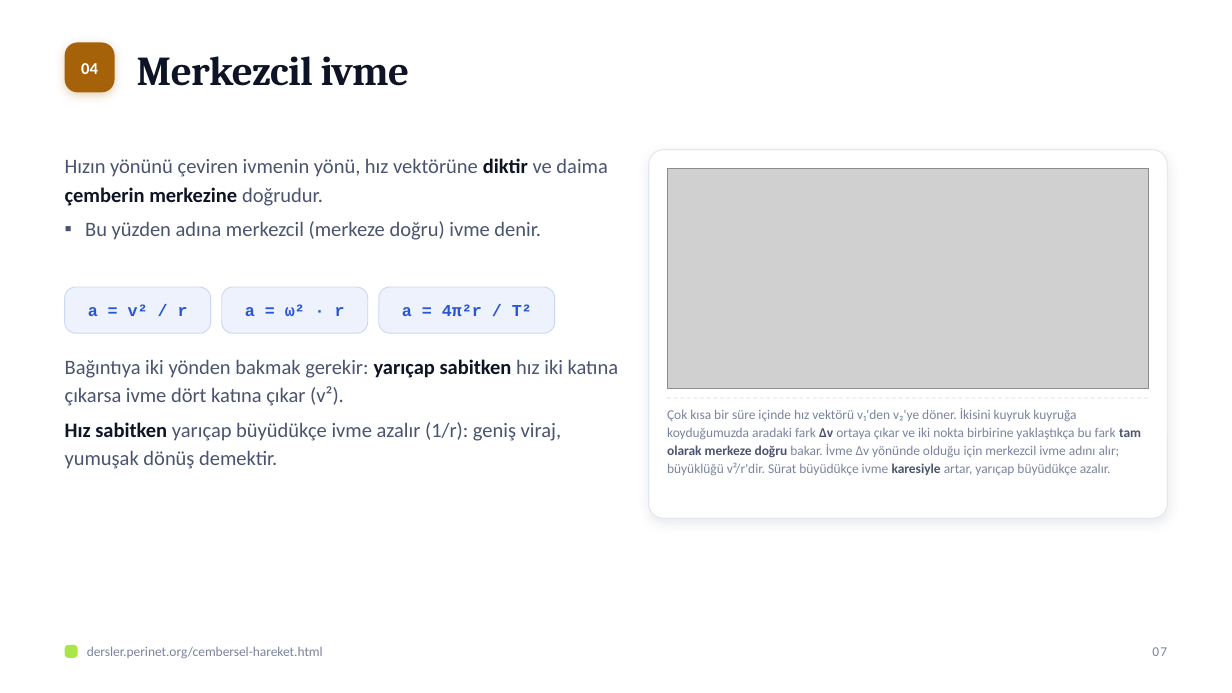
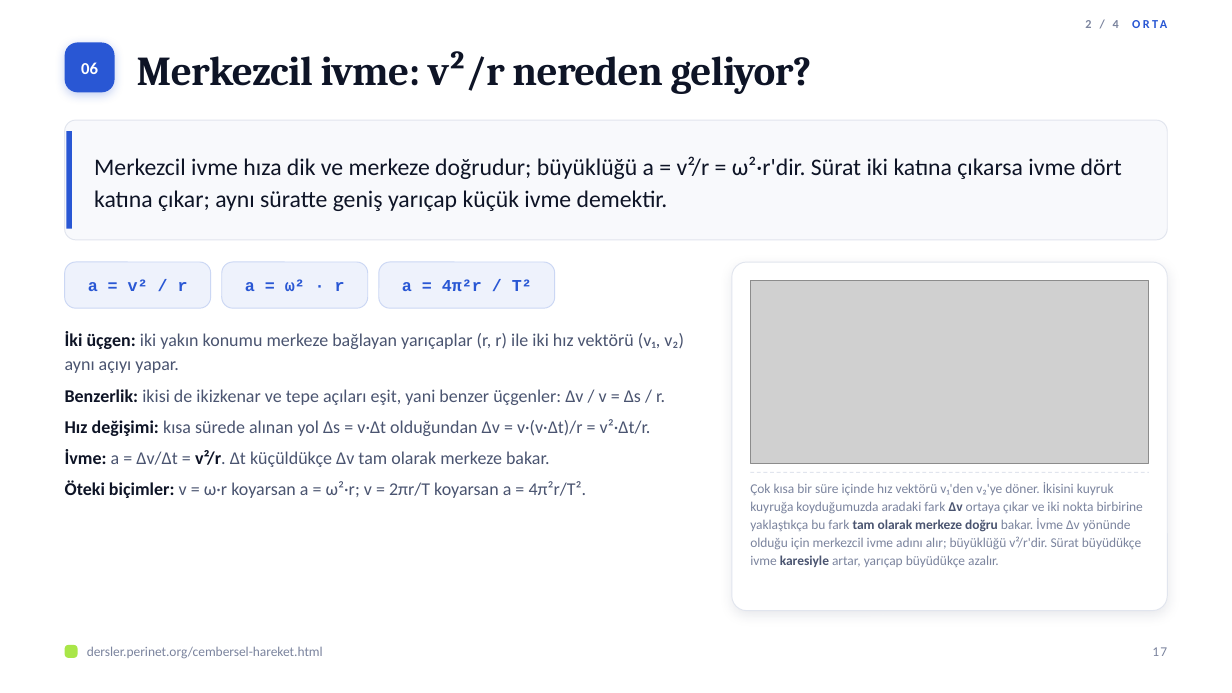
Before and after one commit to elestirmen/dersler, a slide deck: slide 17 of dist/sunum/cembersel-hareket.pptx (slide 7 before the commit). Drawn at 1232x693 pixels with LibreOffice and Linux fonts; fonts in the diff are those of the drawing; grey boxes stand for pictures. Boxes give left, top, right and bottom in pixels: in the first picture for what was removed or moved away, otherwise in the second. Text is boxed around its words. In the diff, an @@ line names an element or a change of style, - is before the commit and + after.

```diff
--- a/dist/sunum/cembersel-hareket.pptx
+++ b/dist/sunum/cembersel-hareket.pptx
@@ text added at [1085, 20, 1119, 28], 9.5 pt, text #2957D4, bold @@
+2 / 4 ORTA
@@ rounded rectangle at [65, 43, 115, 92]: fill #A56209 to #2957D4; shadow changed @@
@@ text at [137, 51, 812, 94]: text changed @@
-Merkezcil ivme
+Merkezcil ivme: v²/r nereden geliyor?
@@ text at [81, 62, 98, 74]: text changed @@
-04
+06
@@ rounded rectangle added at [65, 120, 1167, 240], fill #F8F9FC, outline #E1E5EE 0.75 pt @@
@@ rectangle added at [67, 131, 72, 229], fill #2957D4 @@
@@ text removed at [65, 158, 607, 240] @@
-▪ Hızın yönünü çeviren ivmenin yönü, hız vektörüne diktir ve daima çemberin merkezine doğrudur.
-▪ Bu yüzden adına merkezcil (merkeze doğru) ivme denir.
@@ text added at [94, 156, 1122, 211], 18.5 pt, text #0E1426 @@
+Merkezcil ivme hıza dik ve merkeze doğrudur; büyüklüğü a = v²/r = ω²·r'dir. Sürat iki katına çıkarsa ivme dört katına çıkar; aynı süratte geniş yarıçap küçük ivme demektir.
@@ picture removed at [667, 168, 1149, 389] @@
@@ 3 texts, 3 rounded rectangles: place and size @@
-3 texts, 3 rounded rectangles at [65, 287, 555, 334]
+3 texts, 3 rounded rectangles at [65, 262, 555, 309]
@@ rounded rectangle: place and size @@
-rounded rectangle at [649, 150, 1167, 518]
+rounded rectangle at [732, 262, 1167, 611]
@@ rounded rectangle at [732, 262, 1167, 611]: proportions changed @@
@@ picture added at [750, 281, 1149, 464] @@
@@ text removed at [65, 359, 619, 469] @@
-▪ Bağıntıya iki yönden bakmak gerekir: yarıçap sabitken hız iki katına çıkarsa ivme dört katına çıkar (v²).
-▪ Hız sabitken yarıçap büyüdükçe ivme azalır (1/r): geniş viraj, yumuşak dönüş demektir.
@@ text added at [65, 331, 684, 498], 14 pt, text #4A5470 @@
+1. İki üçgen: iki yakın konumu merkeze bağlayan yarıçaplar (r, r) ile iki hız vektörü (v₁, v₂) aynı açıyı yapar.
+2. Benzerlik: ikisi de ikizkenar ve tepe açıları eşit, yani benzer üçgenler: Δv / v = Δs / r.
+3. Hız değişimi: kısa sürede alınan yol Δs = v·Δt olduğundan Δv = v·(v·Δt)/r = v²·Δt/r.
+4. İvme: a = Δv/Δt = v²/r. Δt küçüldükçe Δv tam olarak merkeze bakar.
+5. Öteki biçimler: v = ω·r koyarsan a = ω²·r; v = 2πr/T koyarsan a = 4π²r/T².
@@ text "Çok kısa bir süre içinde ..." rewrapped from [667, 408, 1141, 475] to [750, 482, 1143, 567] @@
@@ line moved from (667, 398) - (1149, 398) to (750, 472) - (1149, 472) @@
@@ text at [1152, 647, 1167, 656]: text changed @@
-07
+17
```
Also in this commit, not shown: 11 other slides changed, 28 slides added, 3 slides removed, 21 other files.
